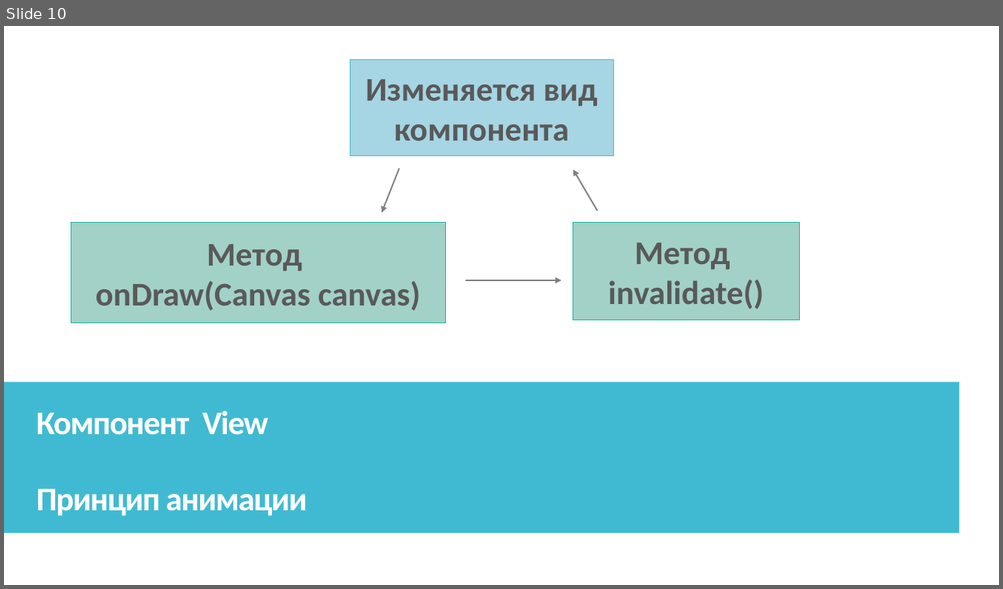
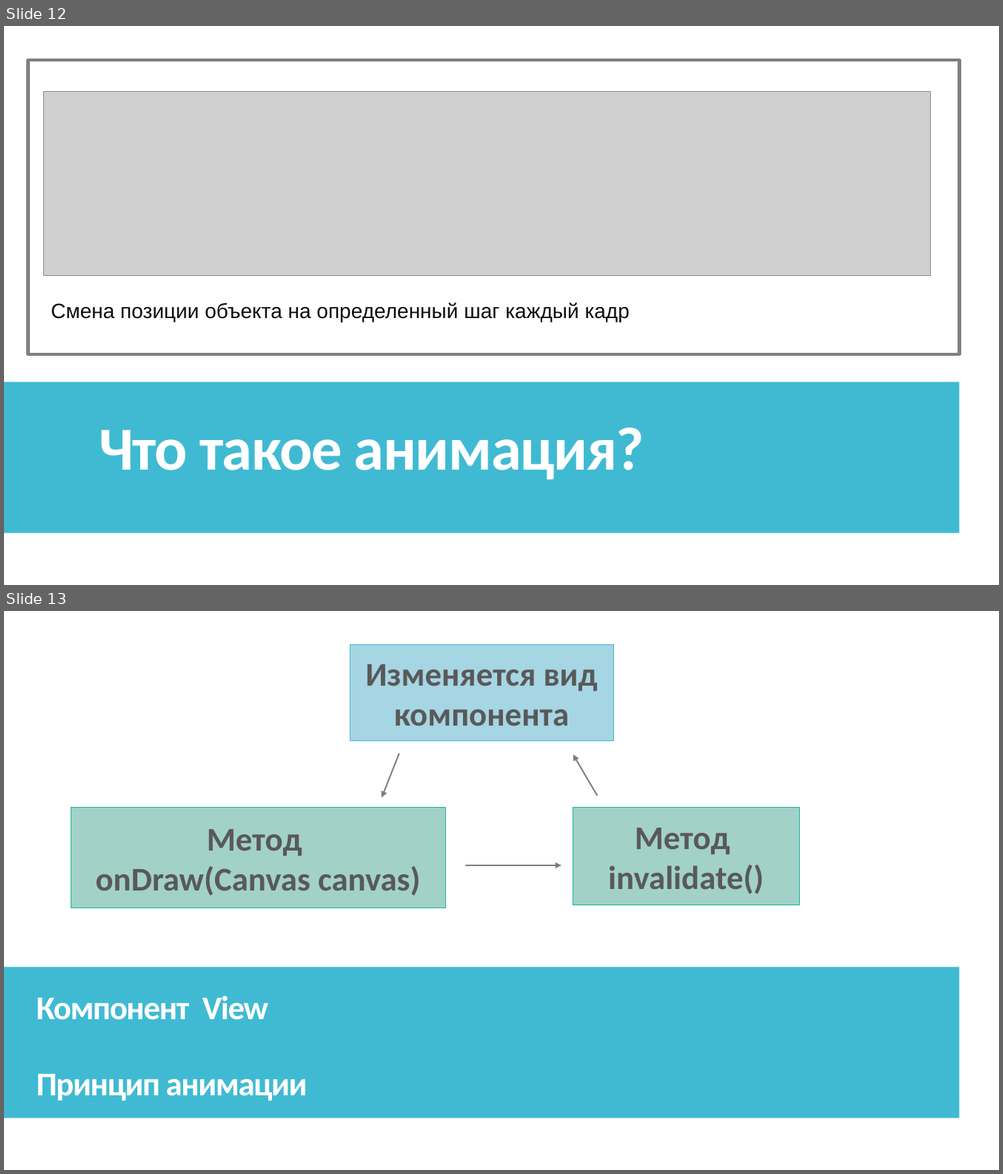
Before and after one commit to IriEfremova/LessonsCube, a slide deck: Android/Lesson8/Canvas.pptx. Shown one above the other, each under a label of ours: slide 10 before the commit, slides 12 and 13 after it. The pictures are 1003x589 and 1003x1174 pixels, drawn with LibreOffice and Linux fonts; fonts in the diff are those of the drawing; grey boxes stand for pictures. Boxes give left, top, right and bottom in pixels: in the first picture for what was removed or moved away, otherwise in the second. Text is boxed around its words. In the diff, an @@ line names an element or a change of style, - is before the commit and + after.

```diff
--- a/Android/Lesson8/Canvas.pptx
+++ b/Android/Lesson8/Canvas.pptx
@@ slide 12 added at bbox=[4, 26, 999, 585], background #FFFFFF; not listed: 2 template elements that a slide beside it also shows @@
@@ rectangle added at bbox=[4, 26, 999, 585], fill #FFFFFF @@
@@ rectangle added at bbox=[28, 60, 959, 355], outline #808080 3 pt @@
@@ picture added at bbox=[43, 91, 930, 276] @@
@@ text added at bbox=[51, 303, 629, 322], 20 pt, text #0D0D0D @@
+Смена позиции объекта на определенный шаг каждый кадр
@@ rectangle added at bbox=[4, 383, 959, 534], fill #40BAD2 @@
@@ title added at bbox=[99, 428, 644, 480], 59 pt, text #FFFFFF, bold @@
+Что такое анимация?
@@ what was slide 10 is now slide 13 @@
```
Also in this commit, not shown: 3 slides changed, 4 other slides added.
